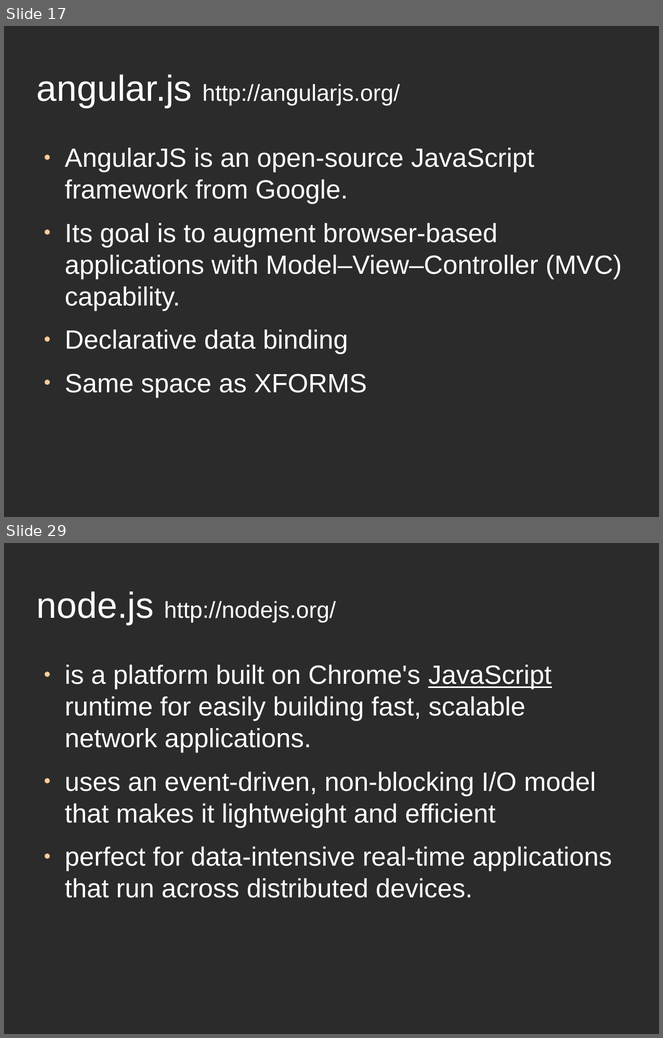
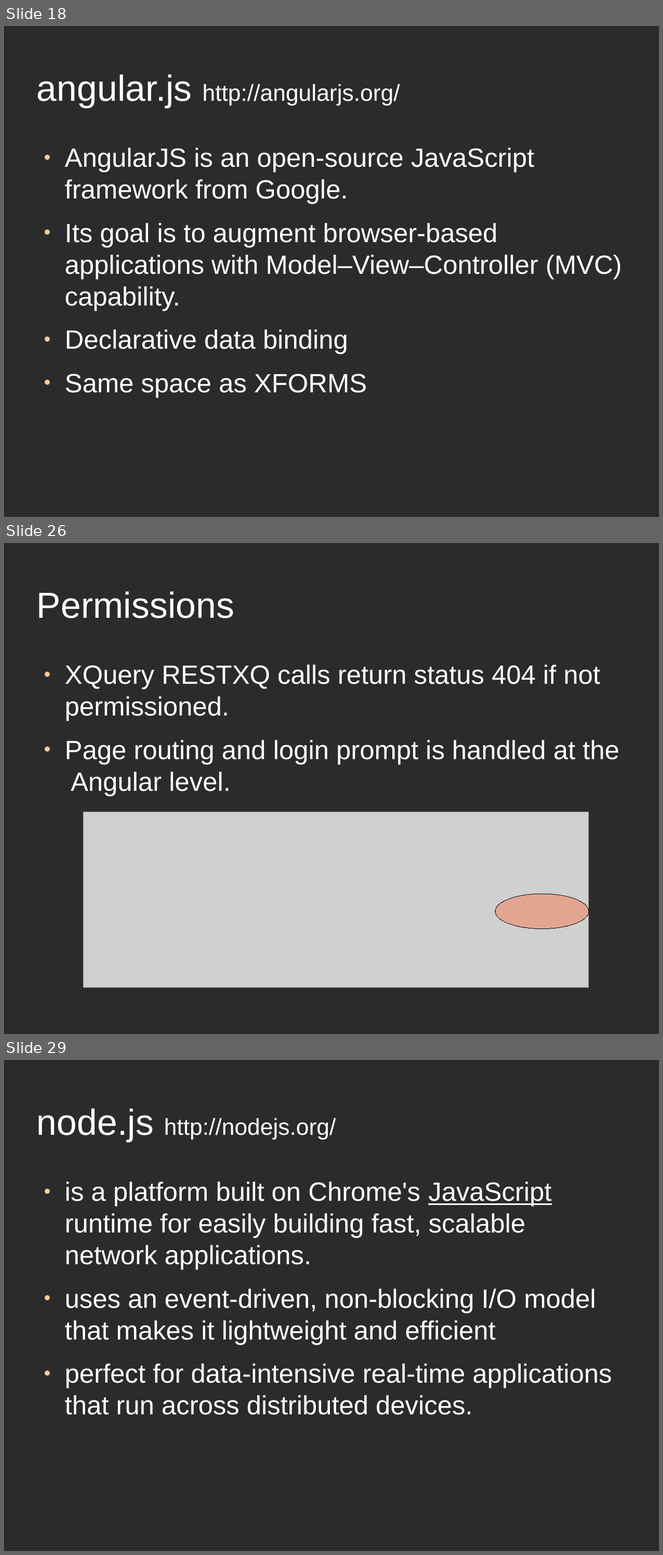
Before and after one commit to apb2006/graphxq, a slide deck: src/graphxq/talk/BaseX-user-group-talk.odp. Shown one above the other, each under a label of ours: slides 17 and 29 before the commit, slides 18, 26 and 29 after it; the slides between them are not shown. The pictures are 663x1038 and 663x1555 pixels, drawn with LibreOffice and Linux fonts; fonts in the diff are those of the drawing; grey boxes stand for pictures; background and template pictures are left out; a plain dark background stands for a picture behind light text. Boxes give left, top, right and bottom in pixels: in the first picture for what was removed or moved away, otherwise in the second. Text is boxed around its words. In the diff, an @@ line names an element or a change of style, - is before the commit and + after.

```diff
--- a/src/graphxq/talk/BaseX-user-group-talk.odp
+++ b/src/graphxq/talk/BaseX-user-group-talk.odp
@@ slide 26 added at [4,543,659,1034], background picture (left out) @@
@@ title added at [37,591,234,618], 44 pt, text #FFFFFF @@
+Permissions
@@ text added at [65,665,620,796], 32 pt, text #FFFFFF @@
+● XQuery RESTXQ calls return status 404 if not permissioned.
+● Page routing and login prompt is handled at the Angular level.
@@ picture added at [83,812,589,988] @@
@@ ellipse added at [496,895,589,929], fill #FF6633 at 40% opacity, outline #000000 0 pt @@
@@ what was slide 17 is now slide 18 @@
```
Also in this commit, not shown: 17 slides changed, 7 other slides added, 8 slides removed, 15 other files.
